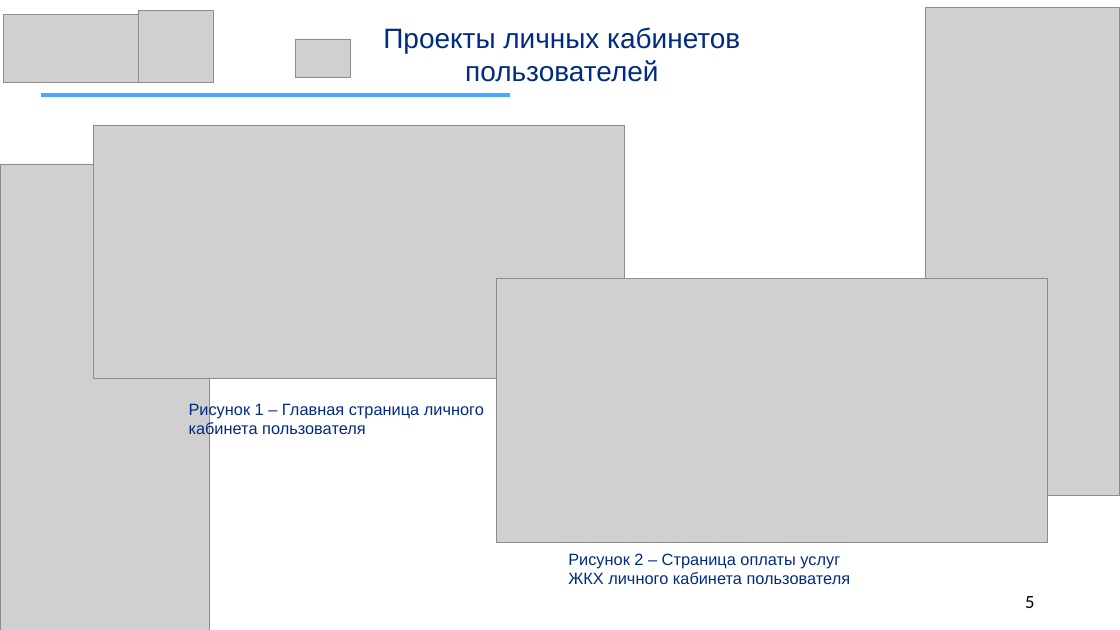
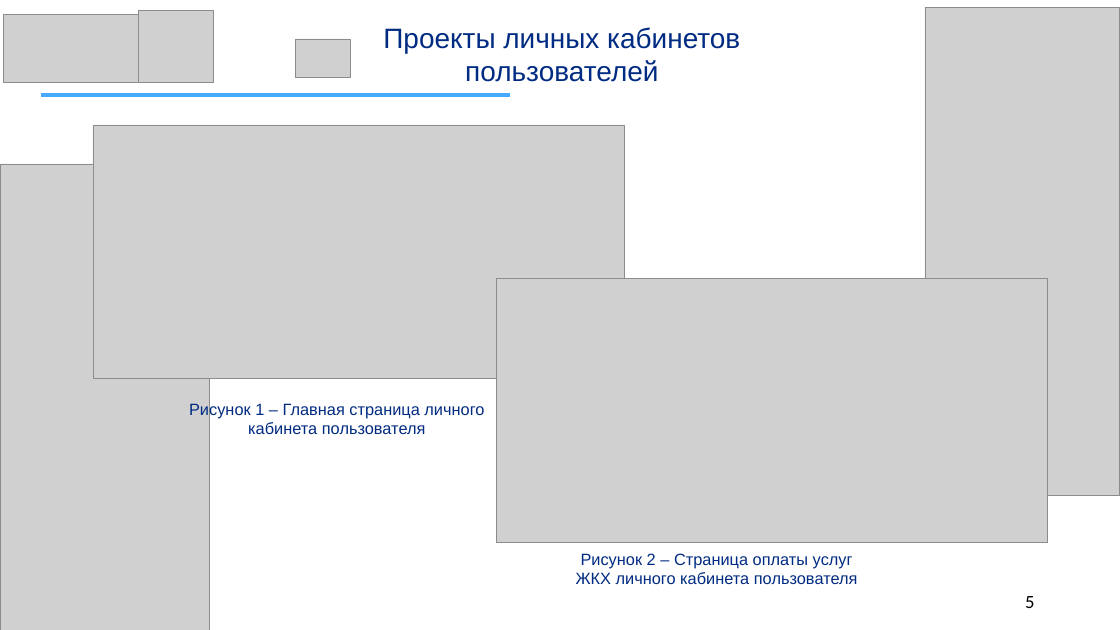
Before and after one commit to SalminaTatyana/DiplomNote, a slide deck: slide 5 of Иванова.pptx. Drawn at 1120x630 pixels with LibreOffice and Linux fonts; fonts in the diff are those of the drawing; grey boxes stand for pictures. Boxes give left, top, right and bottom in pixels: in the first picture for what was removed or moved away, otherwise in the second. Text is boxed around its words. In the diff, an @@ line names an element or a change of style, - is before the commit and + after.

```diff
--- a/Иванова.pptx
+++ b/Иванова.pptx
@@ text "Рисунок 1 – Главная страница ..." at <box>189,401,484,434</box>: alignment left to centre @@
@@ text "Рисунок 2 – Страница оплаты ..." at <box>576,553,858,584</box>: alignment left to centre @@
```
Also in this commit, not shown: 4 other slides changed, 1 other file.
